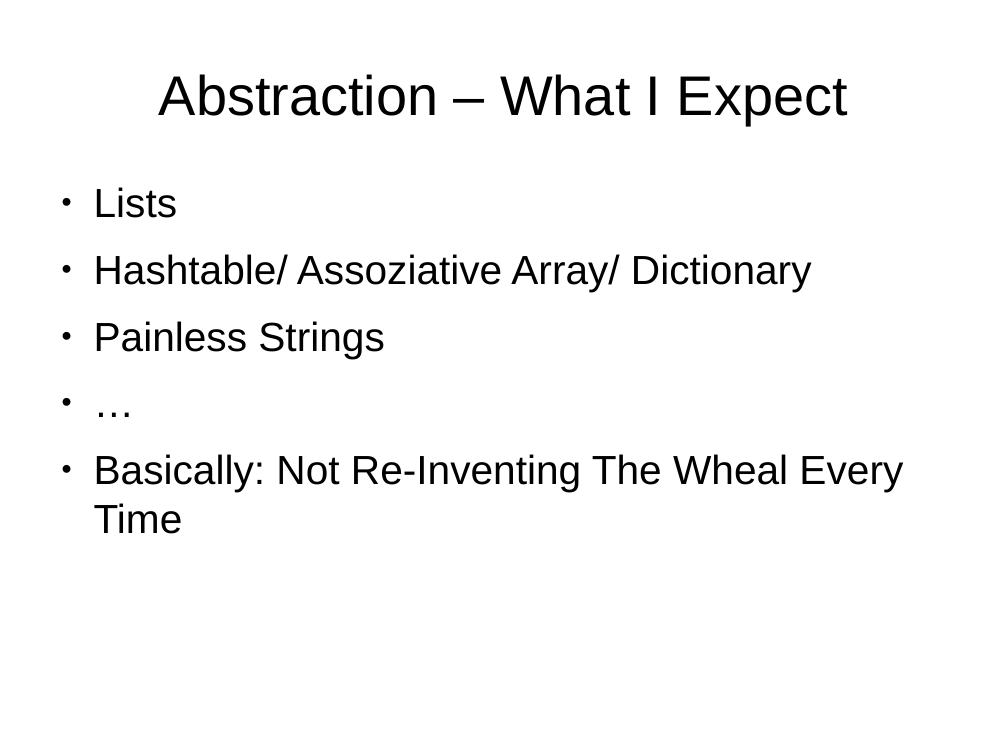
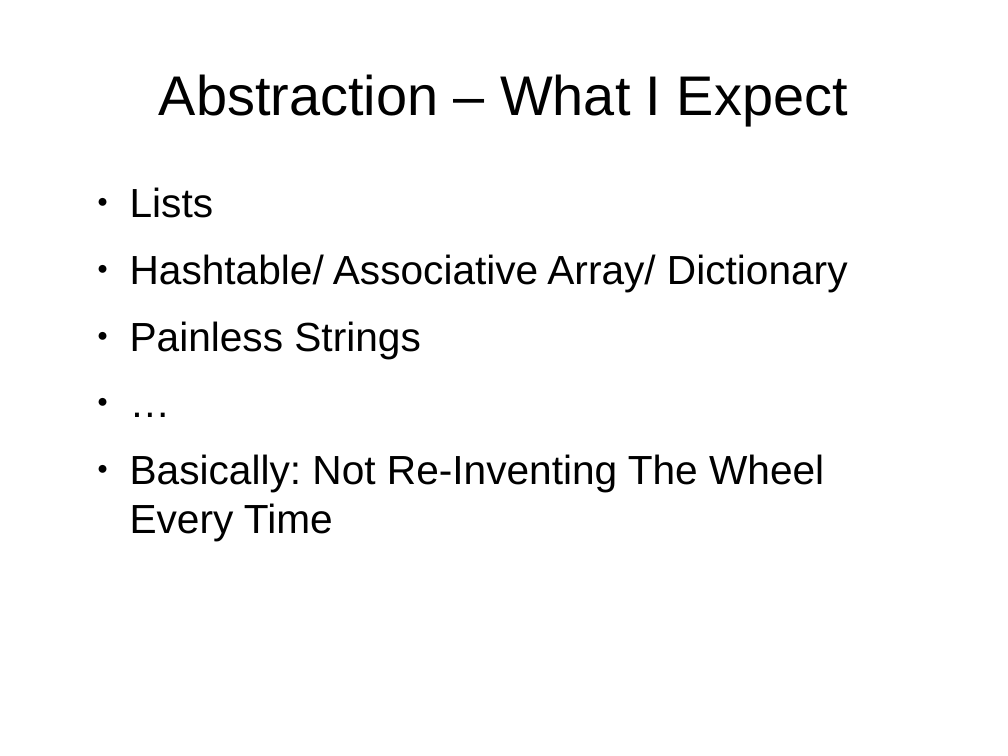
Before and after one commit to samba2/modern_c, a slide deck: slide 25 of modern_c.odp (slide 23 before the commit). Drawn at 1008x756 pixels with LibreOffice and Linux fonts; fonts in the diff are those of the drawing. Boxes give left, top, right and bottom in pixels: in the first picture for what was removed or moved away, otherwise in the second. Text is boxed around its words. In the diff, an @@ line names an element or a change of style, - is before the commit and + after.

```diff
--- a/modern_c.odp
+++ b/modern_c.odp
@@ text "Lists": place and size @@
-text "Lists" at [94,187,903,534]
+text "Lists" at [130,187,848,541]
@@ text at [130,254,848,292]: text changed @@
-● Hashtable/ Assoziative Array/ Dictionary
+● Hashtable/ Associative Array/ Dictionary
@@ text at [130,454,824,541]: text changed @@
-● Basically: Not Re-Inventing The Wheal Every Time
+● Basically: Not Re-Inventing The Wheel Every Time
```
Also in this commit, not shown: 28 other slides changed, 11 slides added, 7 slides removed.
